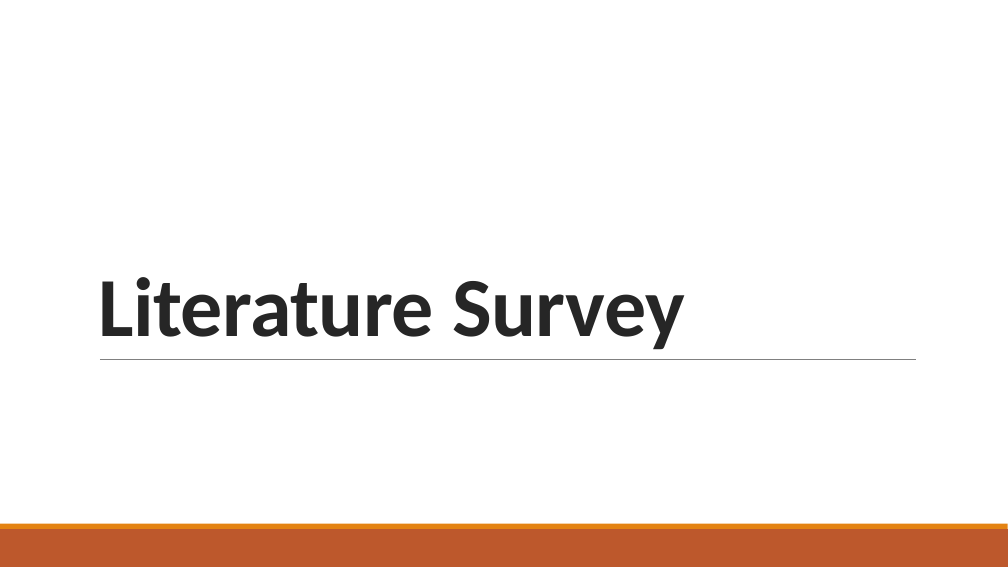
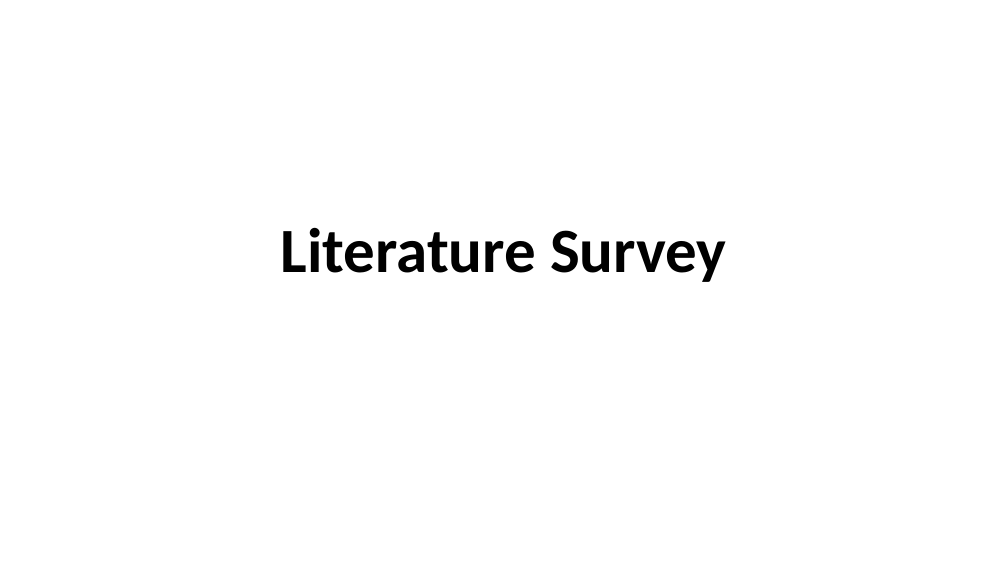
Before and after one commit to VarunBohara/Mini-Project-Documents, a slide deck: slide 1 of Literature Survey.pptx. Drawn at 1008x567 pixels with LibreOffice and Linux fonts; fonts in the diff are those of the drawing. Boxes give left, top, right and bottom in pixels: in the first picture for what was removed or moved away, otherwise in the second. Text is boxed around its words. In the diff, an @@ line names an element or a change of style, - is before the commit and + after.

```diff
--- a/Literature Survey.pptx
+++ b/Literature Survey.pptx
@@ title "Literature Survey": place and size @@
-title "Literature Survey" at [98,277,685,350]
+title "Literature Survey" at [281,227,727,282]
@@ title "Literature Survey" at [281,227,727,282]: size 80 to 60 pt, text colour #262626 to #000000, letter spacing -0.5 to 0 pt; alignment left to centre; line spacing 0.85 to 0.9 @@
@@ line removed from (100, 359) to (917, 359) @@
@@ rectangle removed at [0,529,1008,567] @@
@@ rectangle removed at [0,524,1008,529] @@
```
Also in this commit, not shown: 4 other slides changed, 14 slides added, 2 slides removed.
